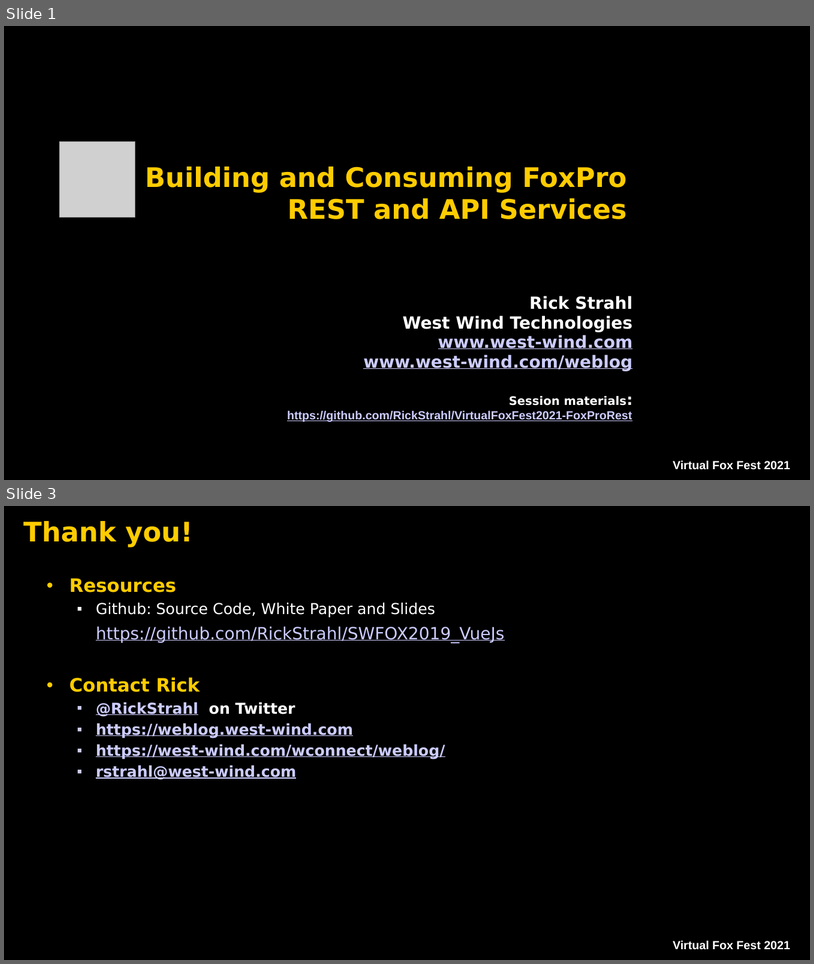
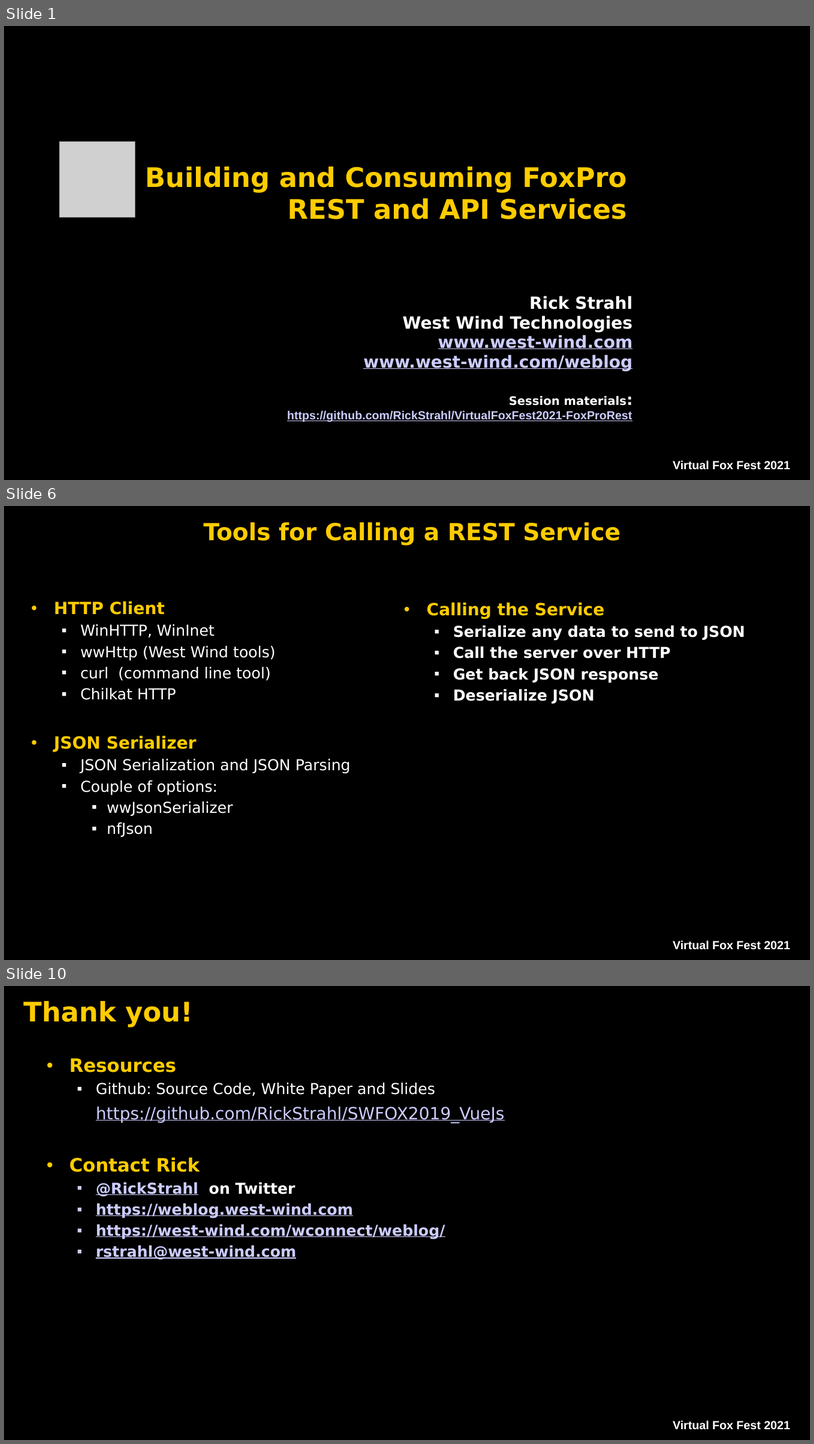
Before and after one commit to RickStrahl/VirtualFoxFest2021-FoxProRest, a slide deck: Documents/Strahl_FoxProREST.pptx. Shown one above the other, each under a label of ours: slides 1 and 3 before the commit, slides 1, 6 and 10 after it; the slides between them are not shown. The pictures are 814x964 and 814x1444 pixels, drawn with LibreOffice and Linux fonts; fonts in the diff are those of the drawing; grey boxes stand for pictures; background and template pictures are left out. Boxes give left, top, right and bottom in pixels: in the first picture for what was removed or moved away, otherwise in the second. Text is boxed around its words. In the diff, an @@ line names an element or a change of style, - is before the commit and + after.

```diff
--- a/Documents/Strahl_FoxProREST.pptx
+++ b/Documents/Strahl_FoxProREST.pptx
@@ slide 6 added at (4, 506, 810, 960), background picture (left out); not listed: 1 template element that a slide beside it also shows @@
@@ title added at (204, 522, 621, 546), 28 pt, text #FFCC00, bold @@
+Tools for Calling a REST Service
@@ text added at (54, 601, 351, 837), 18 pt, text #FFFFFF @@
+• HTTP Client
+  ▪ WinHTTP, WinInet
+  ▪ wwHttp (West Wind tools)
+  ▪ curl (command line tool)
+  ▪ Chilkat HTTP
+• JSON Serializer
+  ▪ JSON Serialization and JSON Parsing
+  ▪ Couple of options:
+    ▪ wwJsonSerializer
+    ▪ nfJson
@@ text added at (427, 602, 746, 703), 18 pt, text #FFFFFF, bold @@
+• Calling the Service
+  ▪ Serialize any data to send to JSON
+  ▪ Call the server over HTTP
+  ▪ Get back JSON response
+  ▪ Deserialize JSON
@@ what was slide 3 is now slide 10 @@
```
Also in this commit, not shown: 1 slide changed, 6 other slides added, 12 other files.
